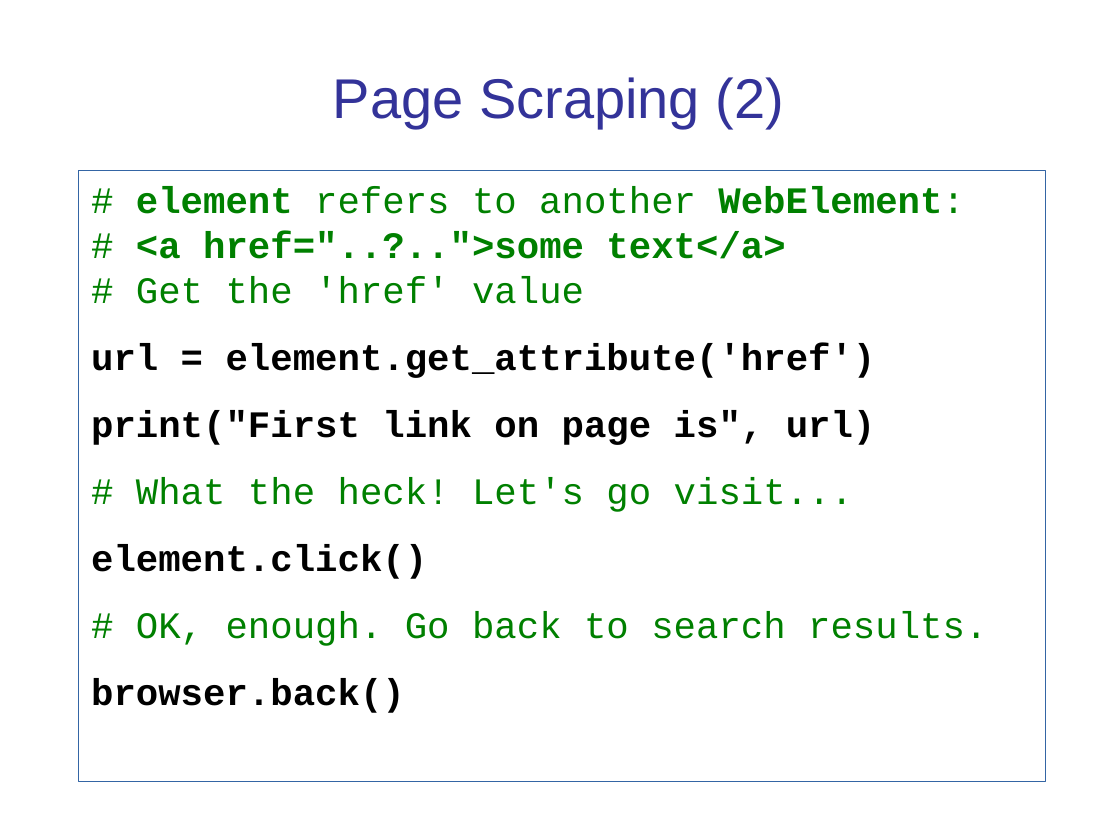
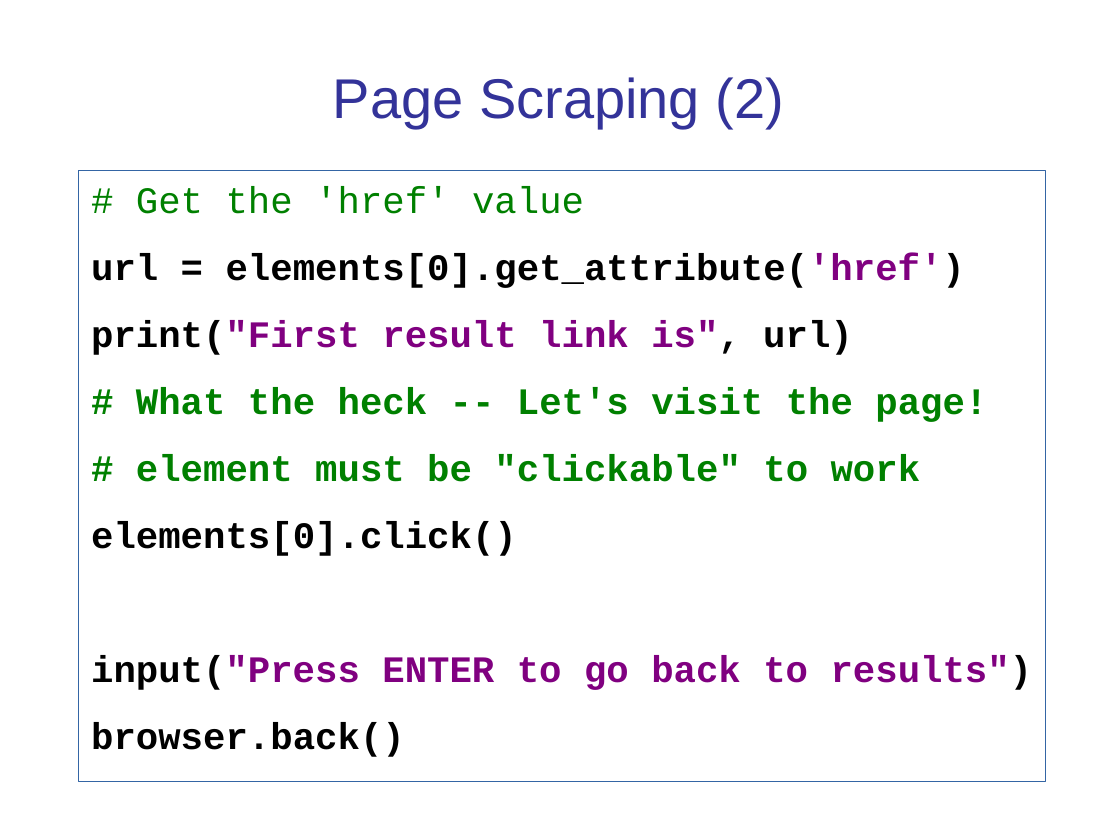
Before and after one commit to cpske/ISP, a slide deck: slide 29 of testing/WebTesting.ppt (slide 28 before the commit). Drawn at 1120x840 pixels with LibreOffice and Linux fonts; fonts in the diff are those of the drawing. Boxes give left, top, right and bottom in pixels: in the first picture for what was removed or moved away, otherwise in the second. Text is boxed around its words. In the diff, an @@ line names an element or a change of style, - is before the commit and + after.

```diff
--- a/testing/WebTesting.ppt
+++ b/testing/WebTesting.ppt
@@ text at (136, 187, 964, 259): paragraphs removed @@
-# element refers to another WebElement:
-# <a href="..?..">some text</a>
@@ text at (91, 254, 1033, 690): text changed @@
-url = element.get_attribute('href')
-print("First link on page is", url)
-# What the heck! Let's go visit...
-element.click()
-# OK, enough. Go back to search results.
+url = elements[0].get_attribute('href')
+print("First result link is", url)
+# What the heck -- Let's visit the page!
+# element must be "clickable" to work
+elements[0].click()
+input("Press ENTER to go back to results")
```
Also in this commit, not shown: 3 other slides changed, 2 slides added, 8 other files.
